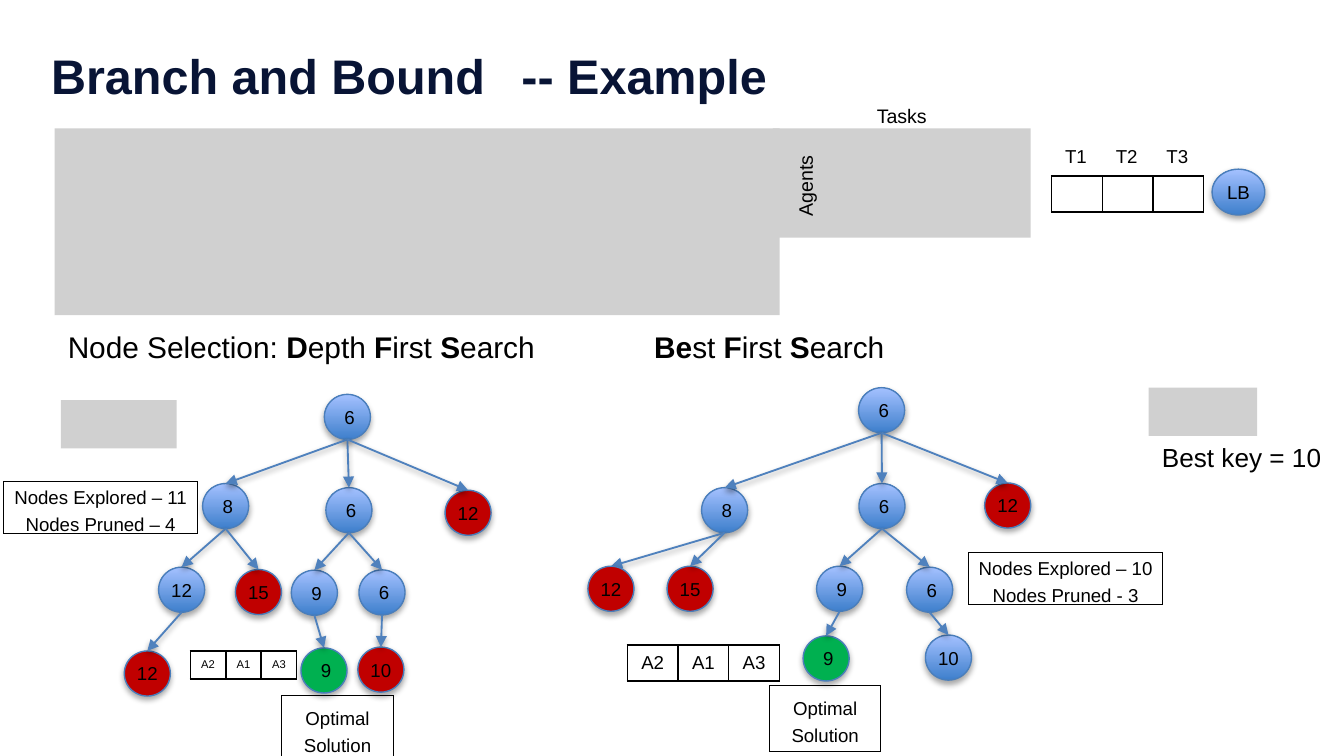
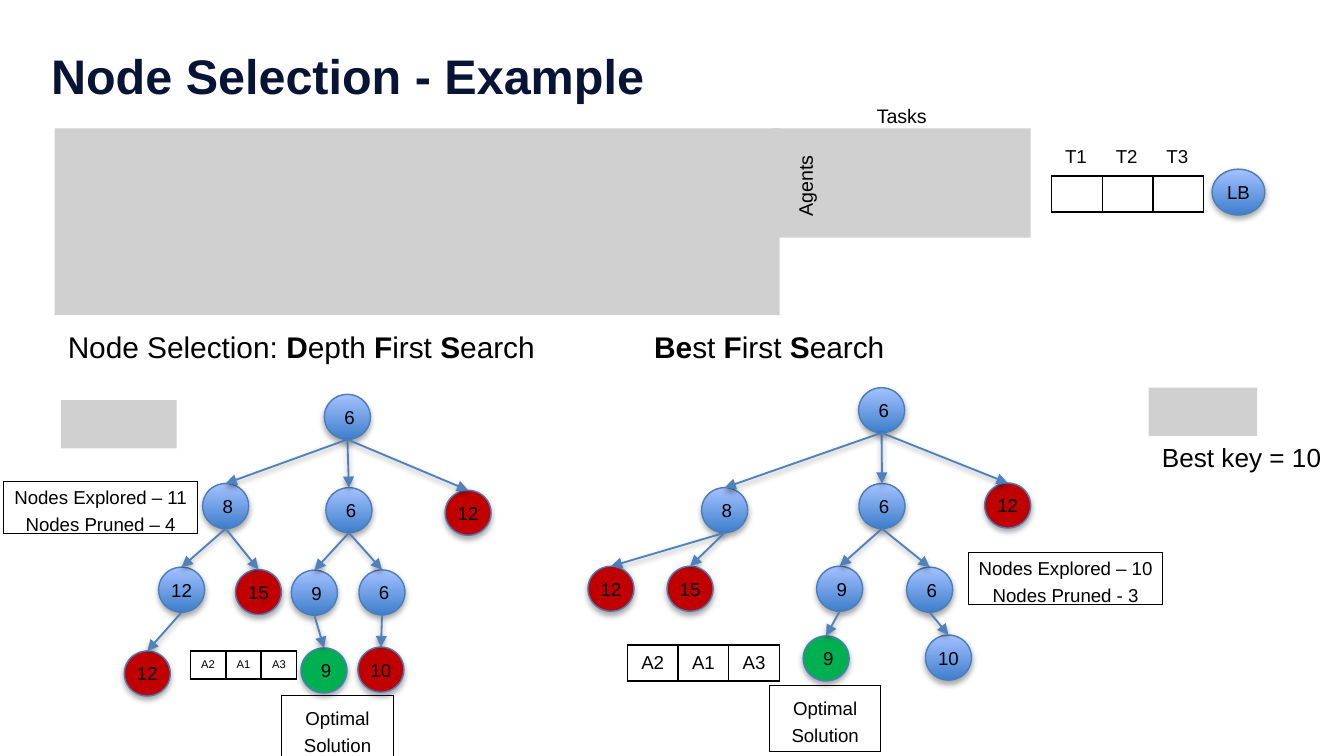
Before and after one commit to samiran-kawtikwar/samiran-kawtikwar.github.io, a slide deck: slide 16 of files/BNB-INFORMS24.pptx. Drawn at 1344x756 pixels with LibreOffice and Linux fonts; fonts in the diff are those of the drawing; grey boxes stand for pictures; background and template pictures are left out. Boxes give left, top, right and bottom in pixels: in the first picture for what was removed or moved away, otherwise in the second. Text is boxed around its words. In the diff, an @@ line names an element or a change of style, - is before the commit and + after.

```diff
--- a/files/BNB-INFORMS24.pptx
+++ b/files/BNB-INFORMS24.pptx
@@ title at [51,59,644,104]: text changed @@
-Branch and Bound -- Example
+Node Selection - Example
```
Also in this commit, not shown: 8 other slides changed, 1 slide removed.
